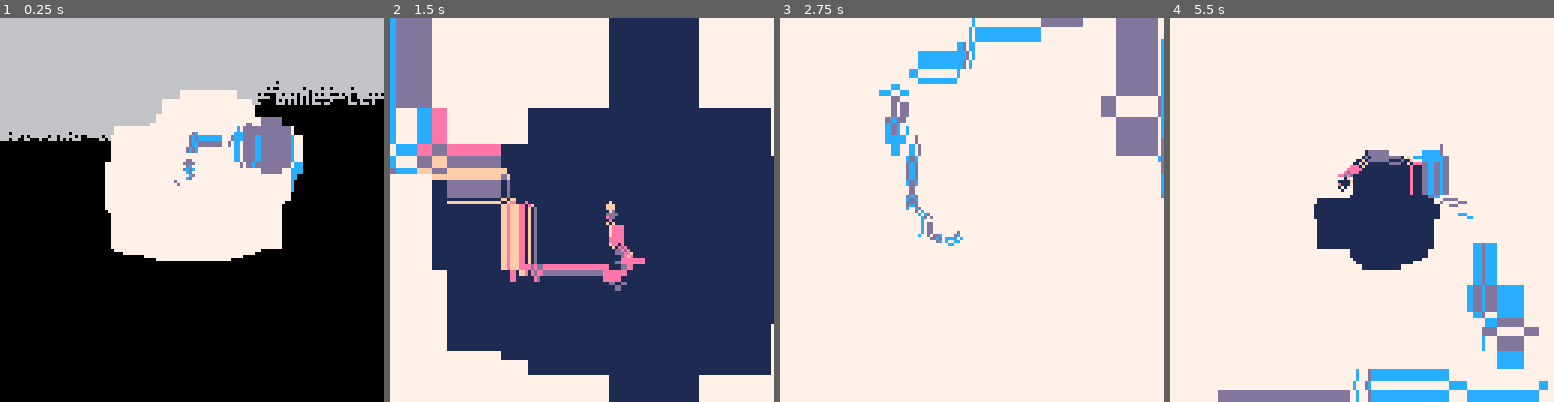
Above: before the commit, frames 1-4 (left to right).
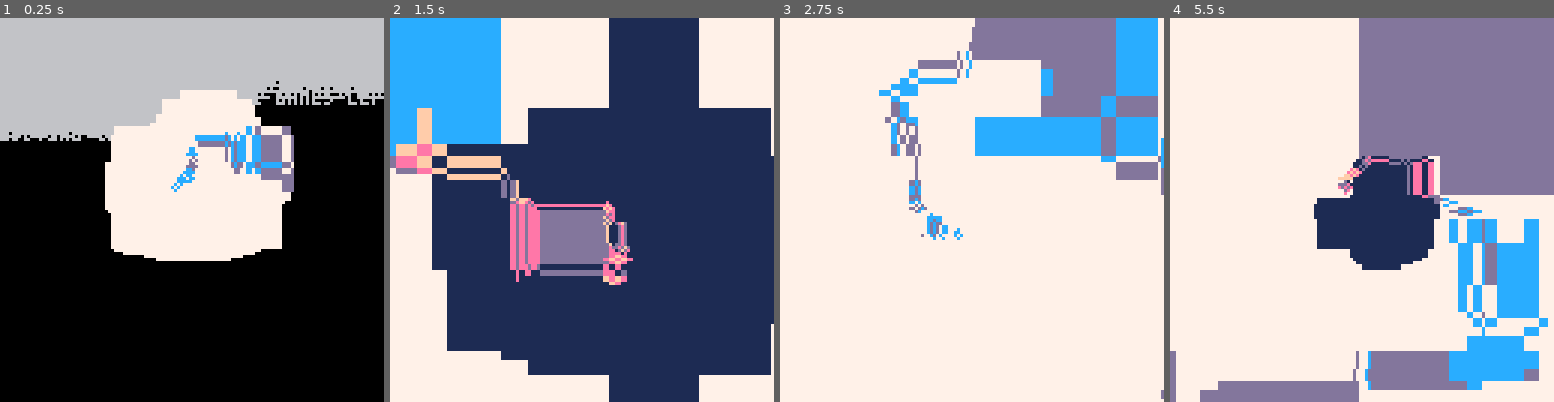
Above: after the commit, the same moments.

Repository: danslocombe/picoart
Game: PICO-8 cartridge tweetcarts/firenza.p8
The game is run twice, just before and just after one commit, with the same random seed, the same clock (stepped at 60 frames per second) and the same inputs.
Inputs:
- Up to frame 1 (0.25 s): no input
- Up to frame 2 (1.5 s): no input
- Up to frame 3 (2.75 s): no input
- Up to frame 4 (5.5 s): no input

The runs differ from the first frame. In frame 1, 2.1% of the frame differs, in the area x 44-79%, y 25-46%; in frame 2, 18%; in frame 3, 18%; in frame 4, 34%, in the area x 0-100%, y 0-100%.

Commit message:
So close

Diff:
--- a/tweetcarts/firenza.p8
+++ b/tweetcarts/firenza.p8
@@ -2,9 +2,9 @@
 version 34
 __lua__
 u=64e=128l=circfill
-_set_fps(60)poke(0x5f54,0x60)t=e p={}q=0::a::t+=2z=rnd(1)x=cos(z)y=sin(z)sspr(x+5,y+5,118,118,-x,-y,e,e)
-for i=0,9do
-q+=1a=q/450circ(u+10*cos(a),u+10*sin(a),1,p[flr(1+rnd(#p))])end
+_set_fps(60)poke(0x5f54,0x60)t=e q=0::a::t+=2z=rnd(1)x=cos(z)y=sin(z)sspr(x+5,y+5,118,118,-x,-y,e,e)
 if t>=e then
 p=t~=e and{7,12,13}or{1,13,14,15}t=t==e and 1or 0l(u,u,8,p[1])end
+for i=0,9do
+q+=1a=q/450circ(u+9*cos(a),u+9*sin(a),1,p[flr(1+rnd(#p))])end
 flip()goto a
